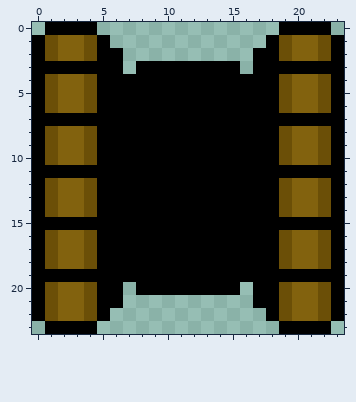
Two versions of one pixel-art sprite, data/images/tank_base.png. Above is the file before it was changed.
The file is 24x24 pixels.
The same view after the edit:
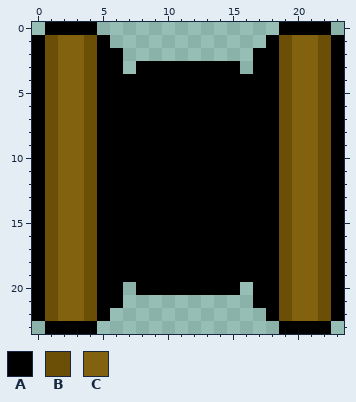
Palette (. is transparent): A #000000  B #6b4f07  C #82620e
Change:
@@ x 0..23 @@
  2 ABCCBAA..........AABCCBA
- 3 AAAAAAA.AAAAAAAA.AAAAAAA
+ 3 ABCCBAA.AAAAAAAA.AABCCBA
  4 ABCCBAAAAAAAAAAAAAABCCBA
@@ x 0..23 @@
  6 ABCCBAAAAAAAAAAAAAABCCBA
- 7 AAAAAAAAAAAAAAAAAAAAAAAA
+ 7 ABCCBAAAAAAAAAAAAAABCCBA
  8 ABCCBAAAAAAAAAAAAAABCCBA
@@ x 0..23 @@
 10 ABCCBAAAAAAAAAAAAAABCCBA
-11 AAAAAAAAAAAAAAAAAAAAAAAA
+11 ABCCBAAAAAAAAAAAAAABCCBA
 12 ABCCBAAAAAAAAAAAAAABCCBA
@@ x 0..23 @@
 14 ABCCBAAAAAAAAAAAAAABCCBA
-15 AAAAAAAAAAAAAAAAAAAAAAAA
+15 ABCCBAAAAAAAAAAAAAABCCBA
 16 ABCCBAAAAAAAAAAAAAABCCBA
@@ x 0..23 @@
 18 ABCCBAAAAAAAAAAAAAABCCBA
-19 AAAAAAAAAAAAAAAAAAAAAAAA
+19 ABCCBAAAAAAAAAAAAAABCCBA
 20 ABCCBAA.AAAAAAAA.AABCCBA
Pixel boxes of the changes (left, top, right, bottom) in both pictures:
changed: (45, 61, 97, 178)
changed: (279, 61, 331, 178)
changed: (45, 217, 97, 282)
changed: (279, 217, 331, 282)
